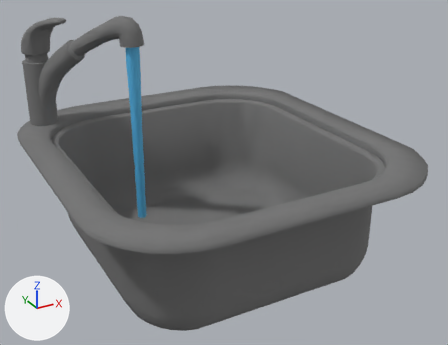
What one commit did to the FBX model care-up/Assets/_Models/Sink_active.fbx.
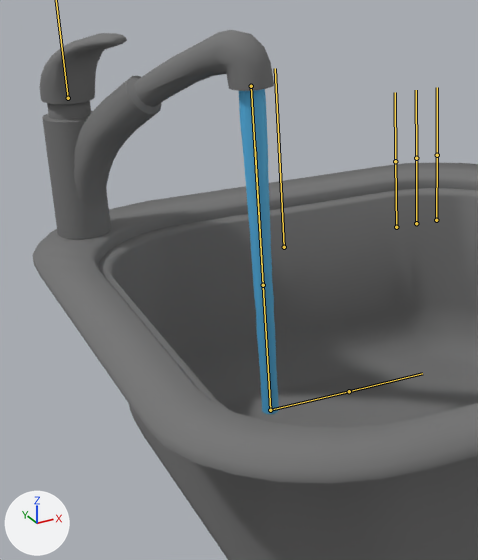
Each version is shown whole from a 50 mm lens placed at (-0.327, -0.828, 0.317), pointed at (0.082, -0.083, -0.055), then close up on the part from 0% to 56% of the width and 0% to 85% of the height. The lights are fixed; the arrows at lower left show +X, +Y and +Z. The bones that bend it are drawn over the model as lines in the close-ups.

Names of what the first close-up shows: 'Circle', 'Tap.001'.
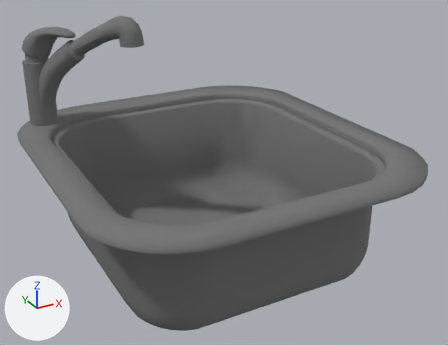
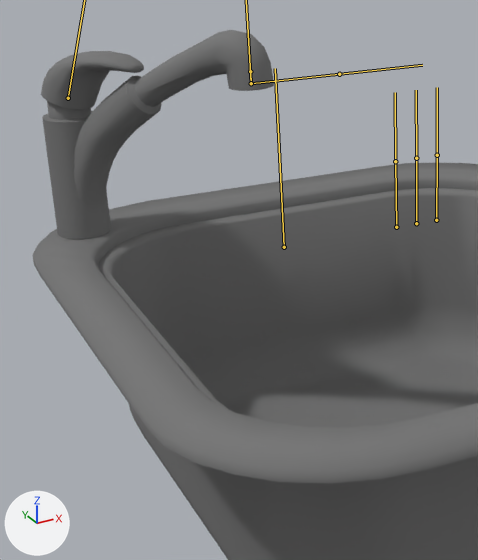
The newer file adds an action. The first version stands in its rest pose; the second is drawn at frame 1 of the action 'Armature|sink_open_AED_L_Lib.004'.

Patch to the scene script:
```diff
--- a/care-up/Assets/_Models/Sink_active.fbx.py
+++ b/care-up/Assets/_Models/Sink_active.fbx.py
@@ bone_cr @@
 bone_cr = bpy.data.objects['Armature'].pose.bones['cr']  # child of 'base'
-bone_cr.rotation_quaternion = (1.0, 0.0, 0.0, 0.0)  # degrees (0, 0, 0)
+bone_cr.rotation_quaternion = (0.988, -0.156, 0.0, 0.0)  # degrees (-18, 0, 0)
@@ bone_water @@
 bone_water = bpy.data.objects['Armature'].pose.bones['water']  # child of 'base'
-bone_water.location = (0.0, 0.0, 0.0)
-bone_water.scale = (1.0, 1.0, 1.0)
+bone_water.location = (0.0, -0.011, 0.0)
+bone_water.scale = (1.0, 0.03, 1.0)
```

Changed parts and their boxes (x1, y1, x2, y2) in the close-ups (478 x 560 px):
'Tap.001', posed
    both: (33, 30, 478, 560)
'Circle', posed (not visible afterwards)
    before: (239, 89, 279, 414)
bone 'water', root to tip
    before: (251, 86) to (270, 410)
    after: (250, 71) to (251, 83)
